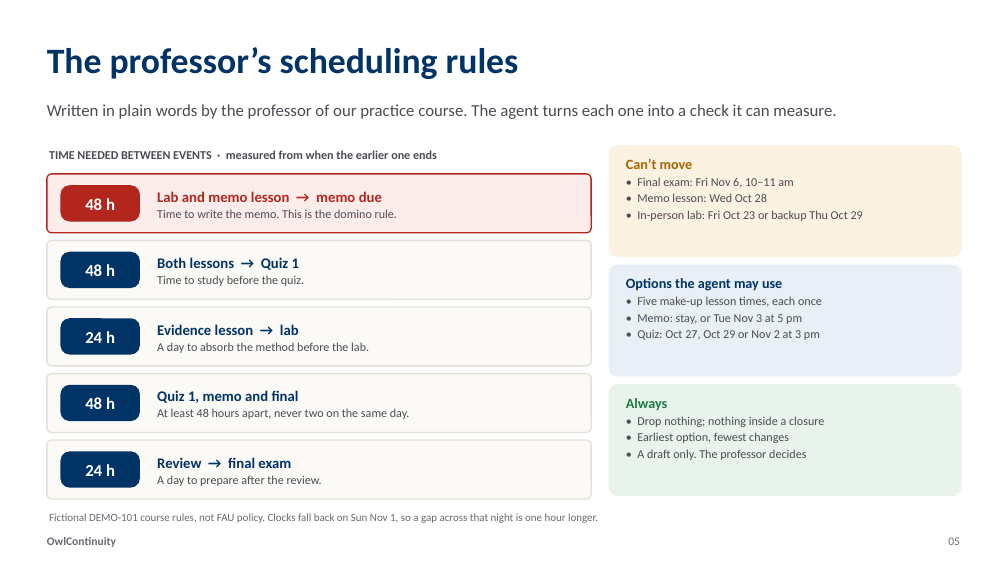
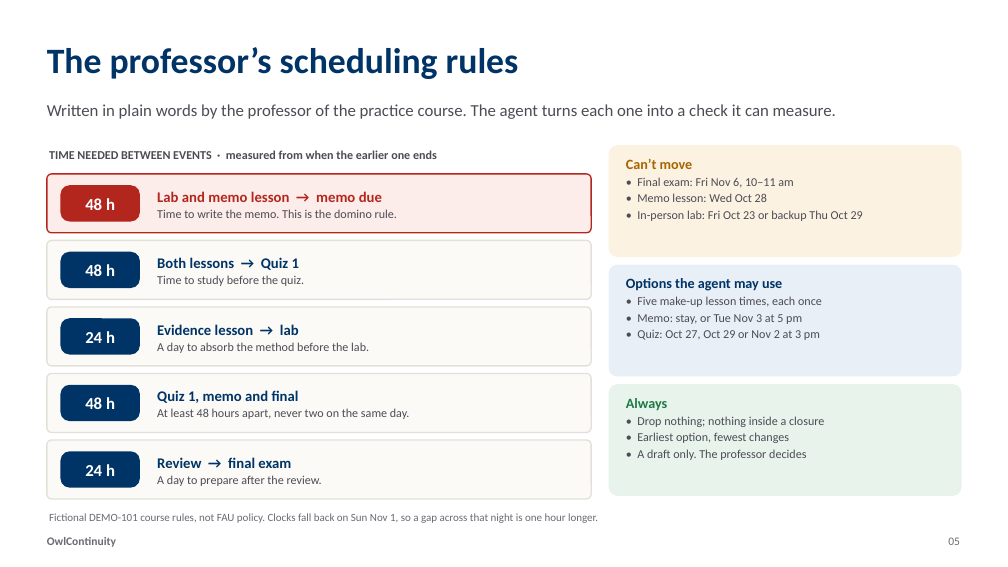
Before and after one commit to tanviranjumjoarder/OwlContinuity, a slide deck: slide 5 of deck/OwlContinuity_Detailed_Deck.pptx. Drawn at 1008x567 pixels with LibreOffice and Linux fonts; fonts in the diff are those of the drawing. Boxes give left, top, right and bottom in pixels: in the first picture for what was removed or moved away, otherwise in the second. Text is boxed around its words. In the diff, an @@ line names an element or a change of style, - is before the commit and + after.

Commit message:
Use solo wording across the README, decks, PDFs, demo pages and video

```diff
--- a/deck/OwlContinuity_Detailed_Deck.pptx
+++ b/deck/OwlContinuity_Detailed_Deck.pptx
@@ text at (47,104,836,119): text changed @@
-Written in plain words by the professor of our practice course. The agent turns each one into a check it can measure.
+Written in plain words by the professor of the practice course. The agent turns each one into a check it can measure.
```
Also in this commit, not shown: 10 other slides changed, 30 other files.
